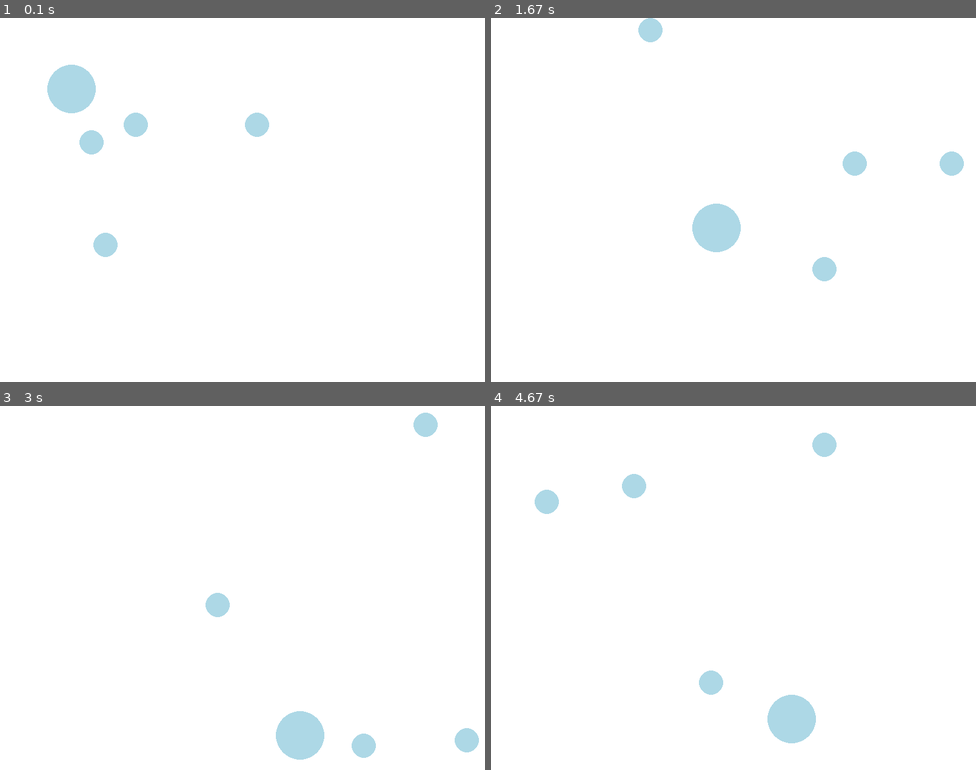
Above: before the commit, frames 1-4 (two rows, left to right).
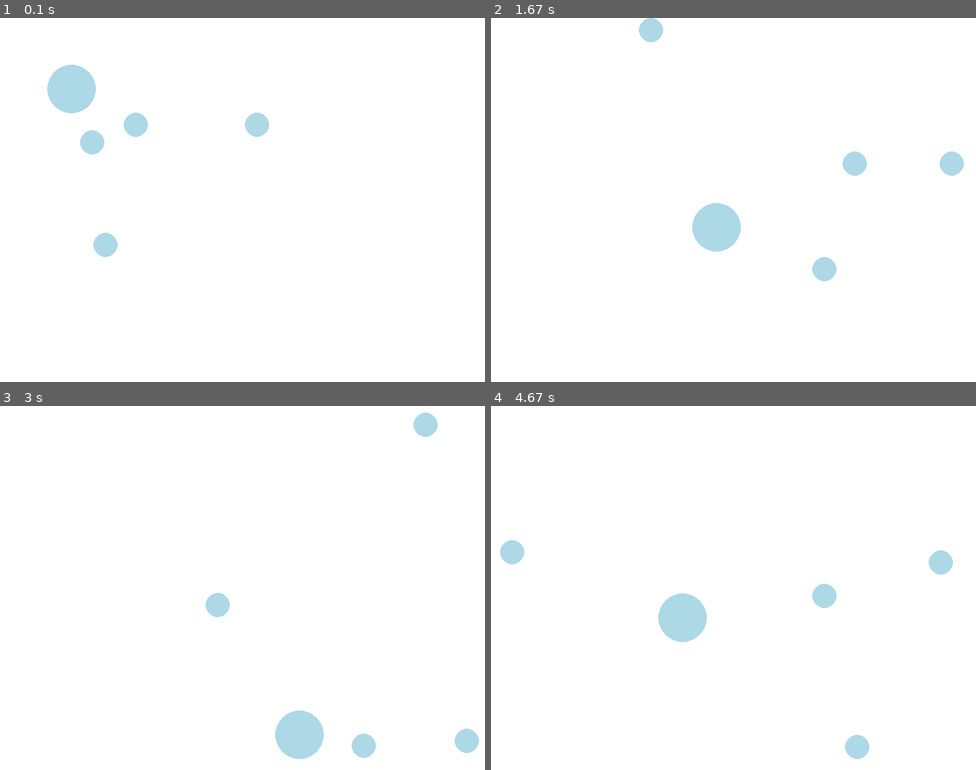
Above: after the commit, the same moments.

Repository: kitlevy/kant-simulation-project
Game: pygame game, started from interacting_balls.py
Two runs of this game, one before a commit and one after it. Both use one fixed random seed, a clock stepped at 60 frames per second and the inputs below.
Inputs:
- Up to frame 1 (0.1 s): no input
- Up to frame 2 (1.67 s): no input
- Up to frame 3 (3 s): no input
- Up to frame 4 (4.67 s): no input

The runs differ from the first frame. In frame 1, less than 0.1% of the frame differs, in the area x 16-22%, y 30-38%; in frame 2, less than 0.1%; in frame 3, less than 0.1%; in frame 4, 4.1%, in the area x 1-96%, y 7-97%.

Commit message:
partial fix to overlapping glitch

Diff:
--- a/interacting_balls.py
+++ b/interacting_balls.py
@@ -32,6 +32,15 @@
             if ball!=self:
                 d=np.sqrt((self.x-ball.x)**2+(self.y-ball.y)**2)
                 if d<=self.rad+ball.rad:
+                    #fixing the overlap glitch
+                    overlap=(self.rad+ball.rad-d)/2
+                    if d>0:
+                        tempdx=(self.x-ball.x)/d
+                        tempdy=(self.y-ball.y)/d
+                        self.x+=tempdx*overlap
+                        self.y+=tempdy*overlap
+                        ball.x-=tempdx*overlap
+                        ball.y-=tempdy*overlap
                     #using that calc 3 + high school physics knowledge
                     p1=np.array([self.x,self.y])
                     p2=np.array([ball.x,ball.y])
